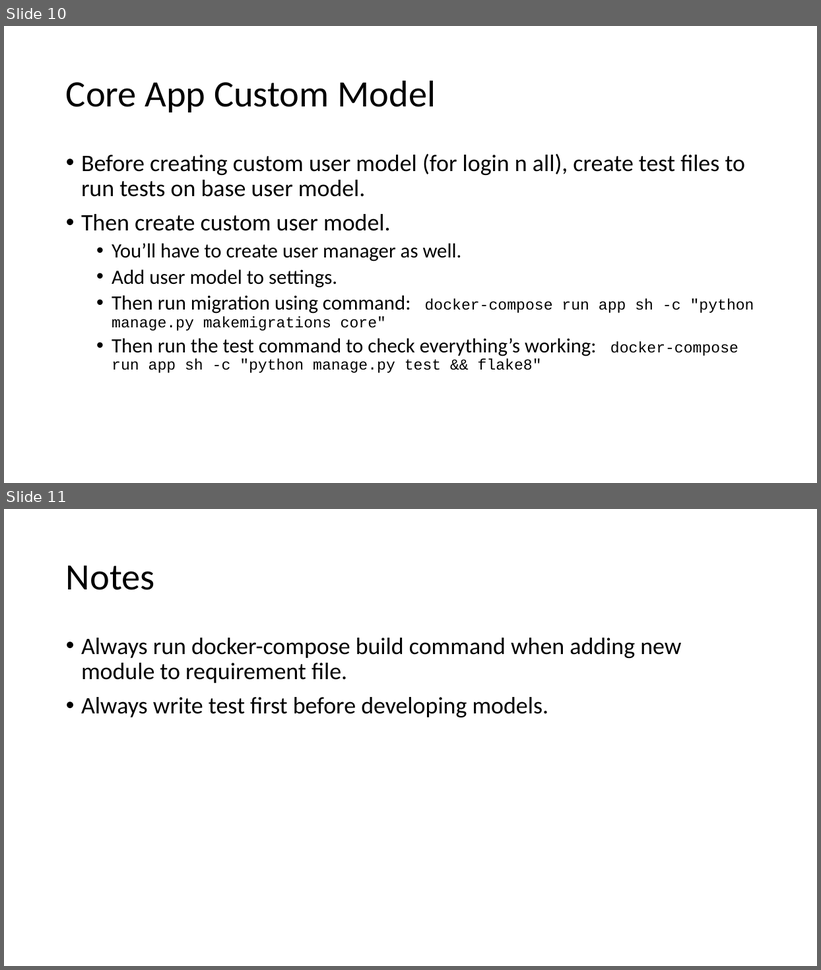
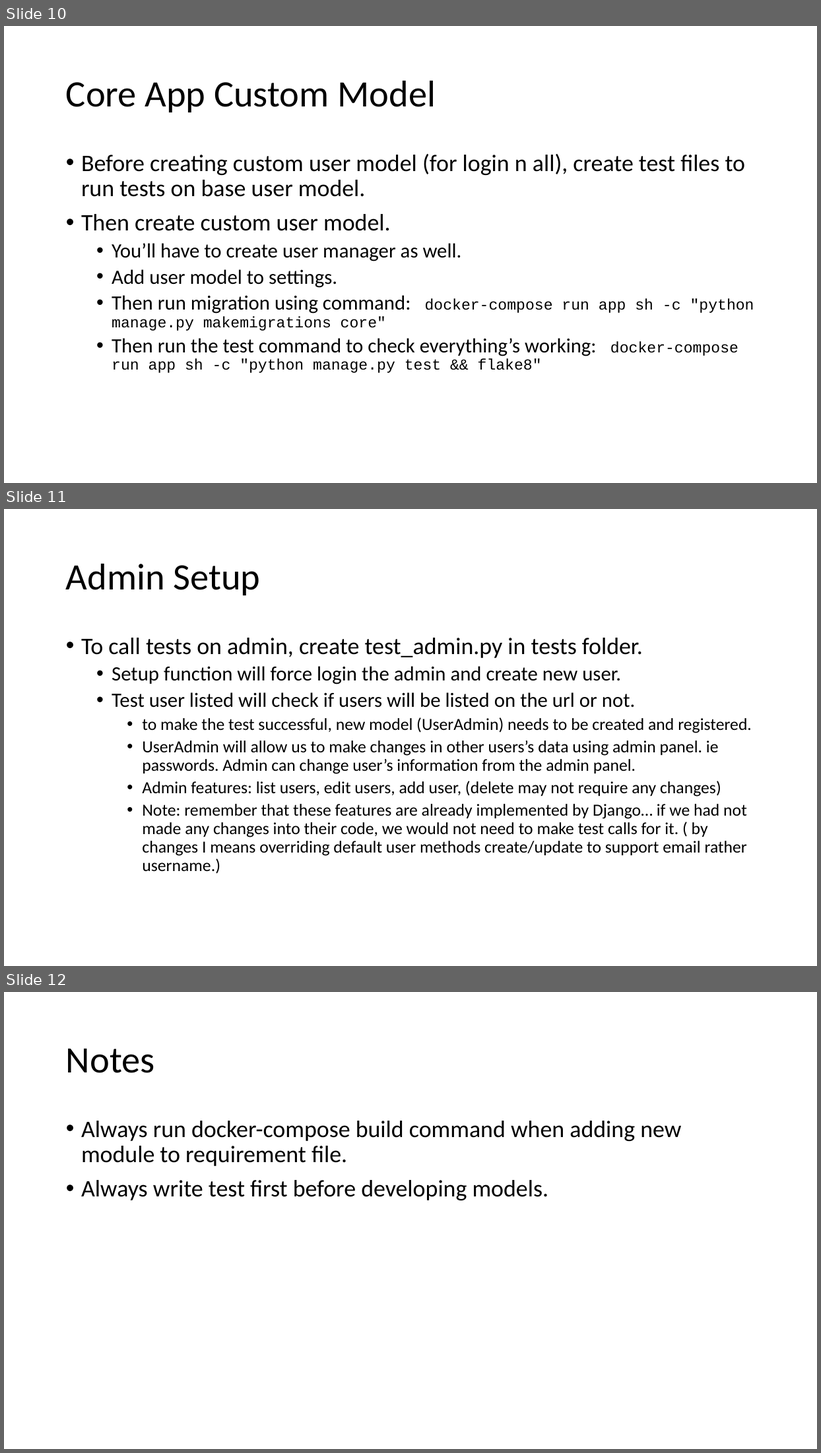
Before and after one commit to Smit24-git/recipe-app-api, a slide deck: Advance Django setup.pptx. Shown one above the other, each under a label of ours: slides 10 and 11 before the commit, slides 10, 11 and 12 after it. The pictures are 821x970 and 821x1453 pixels, drawn with LibreOffice and Linux fonts; fonts in the diff are those of the drawing. Boxes give left, top, right and bottom in pixels: in the first picture for what was removed or moved away, otherwise in the second. Text is boxed around its words. In the diff, an @@ line names an element or a change of style, - is before the commit and + after.

Commit message:
Updated admin support custom user model

```diff
--- a/Advance Django setup.pptx
+++ b/Advance Django setup.pptx
@@ slide 11 added at <box>4,509,817,966</box>, background #FFFFFF @@
@@ title added at <box>66,563,261,595</box>, 44 pt, text #000000 @@
+Admin Setup
@@ text added at <box>81,638,752,874</box>, 20 pt, text #000000 @@
+• To call tests on admin, create test_admin.py in tests folder.
+  • Setup function will force login the admin and create new user.
+  • Test user listed will check if users will be listed on the url or not.
+    • to make the test successful, new model (UserAdmin) needs to be created and registered.
+    • UserAdmin will allow us to make changes in other users’s data using admin panel. ie passwords. Admin can change user’s information from the admin panel.
+    • Admin features: list users, edit users, add user, (delete may not require any changes)
+    • Note: remember that these features are already implemented by Django… if we had not made any changes into their code, we would not need to make test calls for it. ( by changes I means overriding default user methods create/update to support email rather username.)
@@ what was slide 11 is now slide 12 @@
```
Also in this commit, not shown: 2 other files.
